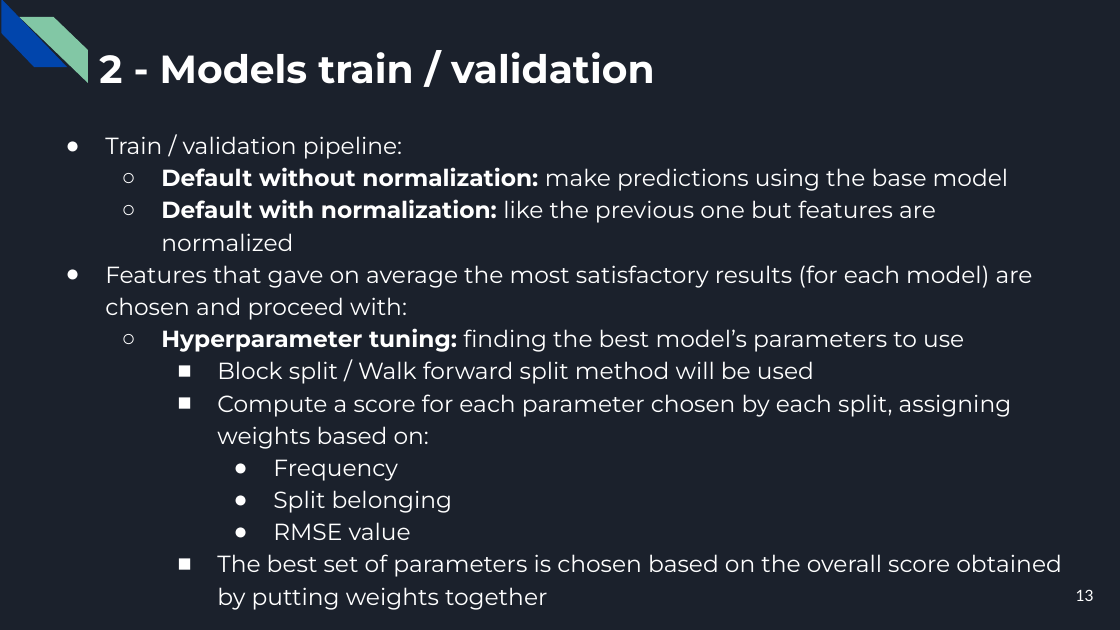
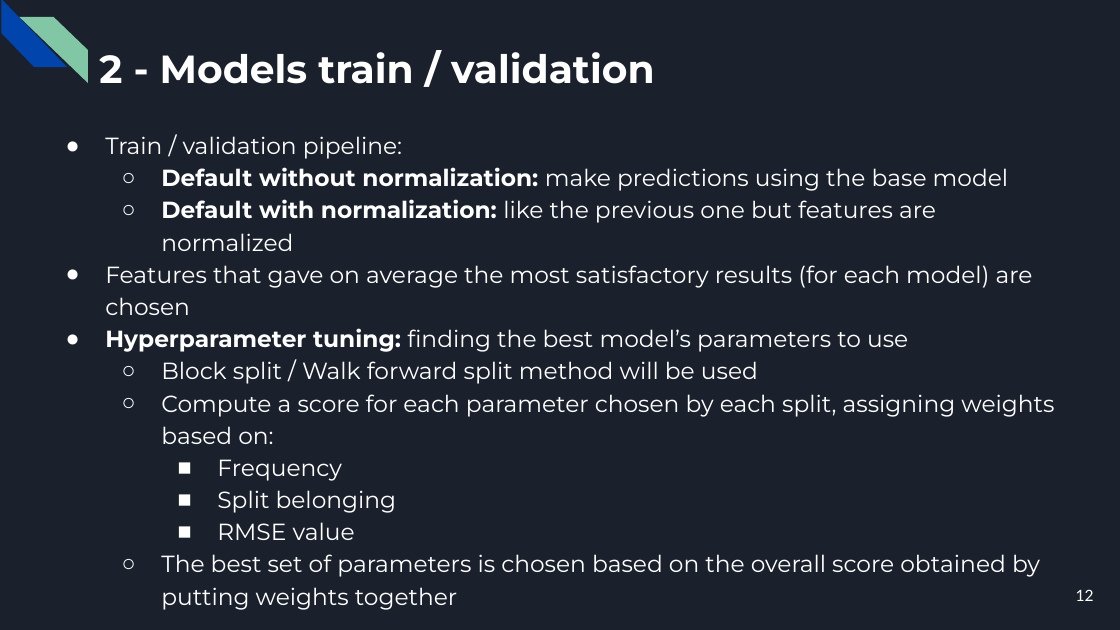
Before and after one commit to CorsiDanilo/bitcoin-price-prediction-with-pyspark, a slide deck: slide 12 of presentation/presentation.pptx (slide 13 before the commit). Drawn at 1120x630 pixels with LibreOffice and Linux fonts; fonts in the diff are those of the drawing. Boxes give left, top, right and bottom in pixels: in the first picture for what was removed or moved away, otherwise in the second. Text is boxed around its words. In the diff, an @@ line names an element or a change of style, - is before the commit and + after.

```diff
--- a/presentation/presentation.pptx
+++ b/presentation/presentation.pptx
@@ text at (105,265,1033,315): text changed @@
-● Features that gave on average the most satisfactory results (for each model) are chosen and proceed with:
+● Features that gave on average the most satisfactory results (for each model) are chosen
@@ text at (105,328,1054,610): bullet ○ to ●; list level 2 to 1 in "Hyperparameter tuning: finding the best ..."; bullet ■ to ○; list level 3 to 2 in "Block split / Walk forward ..."; list level 3 to 2 in "Compute a score for each ..."; bullet ● to ■; list level 4 to 3 in "Frequency"; list level 4 to 3 in "Split belonging"; list level 4 to 3 in "RMSE value"; list level 3 to 2 in "The best set of parameters ..." @@
@@ page number at (1076,589,1094,601): text changed @@
-13
+12
```
Also in this commit, not shown: 13 other slides changed, 1 slide removed, 27 other files.
